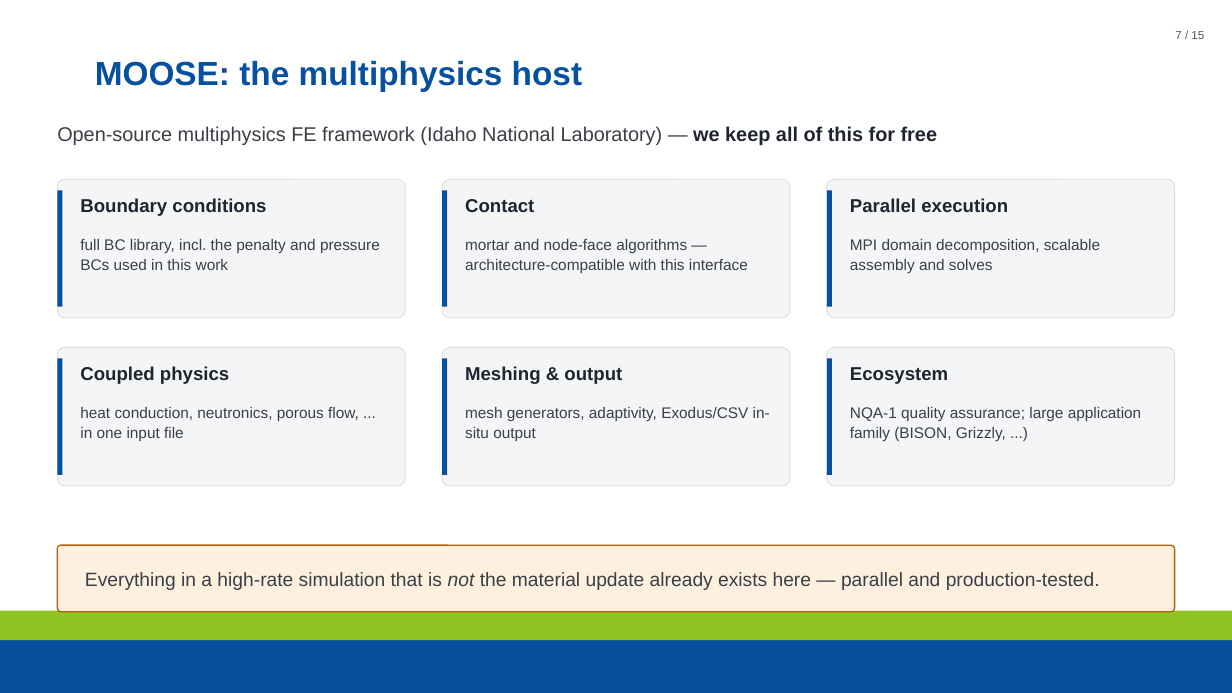
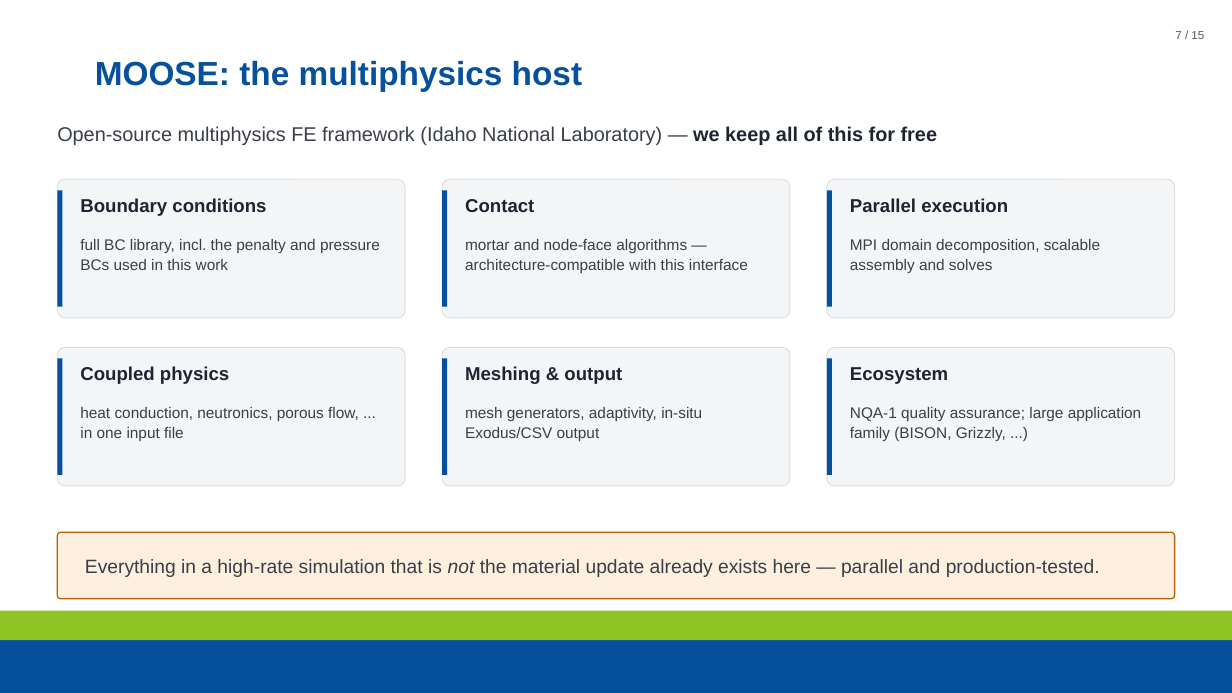
Before and after one commit to maxnezdyur/marlin, a slide deck: slide 7 of examples/impact/slide_assets/WCCM_NEML2_explicit_dynamics_v2.pptx. Drawn at 1232x693 pixels with LibreOffice and Linux fonts; fonts in the diff are those of the drawing; background and template pictures are left out. Boxes give left, top, right and bottom in pixels: in the first picture for what was removed or moved away, otherwise in the second. Text is boxed around its words. In the diff, an @@ line names an element or a change of style, - is before the commit and + after.

```diff
--- a/examples/impact/slide_assets/WCCM_NEML2_explicit_dynamics_v2.pptx
+++ b/examples/impact/slide_assets/WCCM_NEML2_explicit_dynamics_v2.pptx
@@ text at <box>465,407,702,441</box>: text changed @@
-mesh generators, adaptivity, Exodus/CSV in-situ output
+mesh generators, adaptivity, in-situ Exodus/CSV output
@@ rounded rectangle: place and size @@
-rounded rectangle at <box>57,545,1175,612</box>
+rounded rectangle at <box>57,532,1175,599</box>
@@ text "Everything in a high-rate simulation ...": place and size @@
-text "Everything in a high-rate simulation ..." at <box>85,572,1100,590</box>
+text "Everything in a high-rate simulation ..." at <box>85,559,1100,577</box>
```
Also in this commit, not shown: 14 other slides changed, 2 other files.
